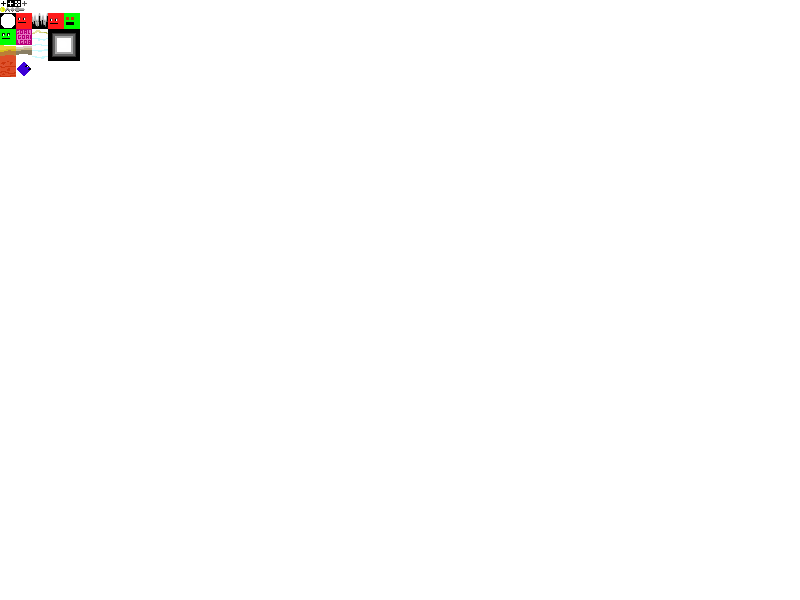
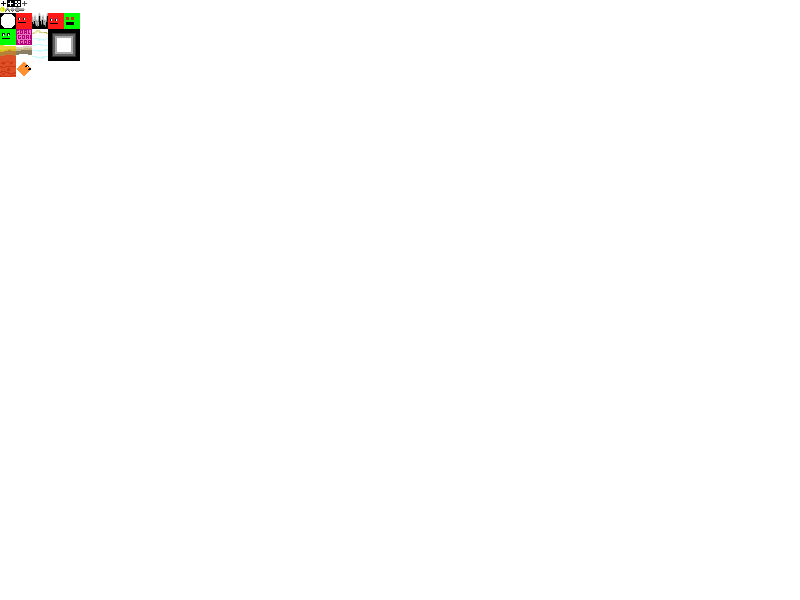
Layered file, before and after one edit (800×600). Changes by layer:
painted on "Weapon" over [17, 62, 30, 76]
